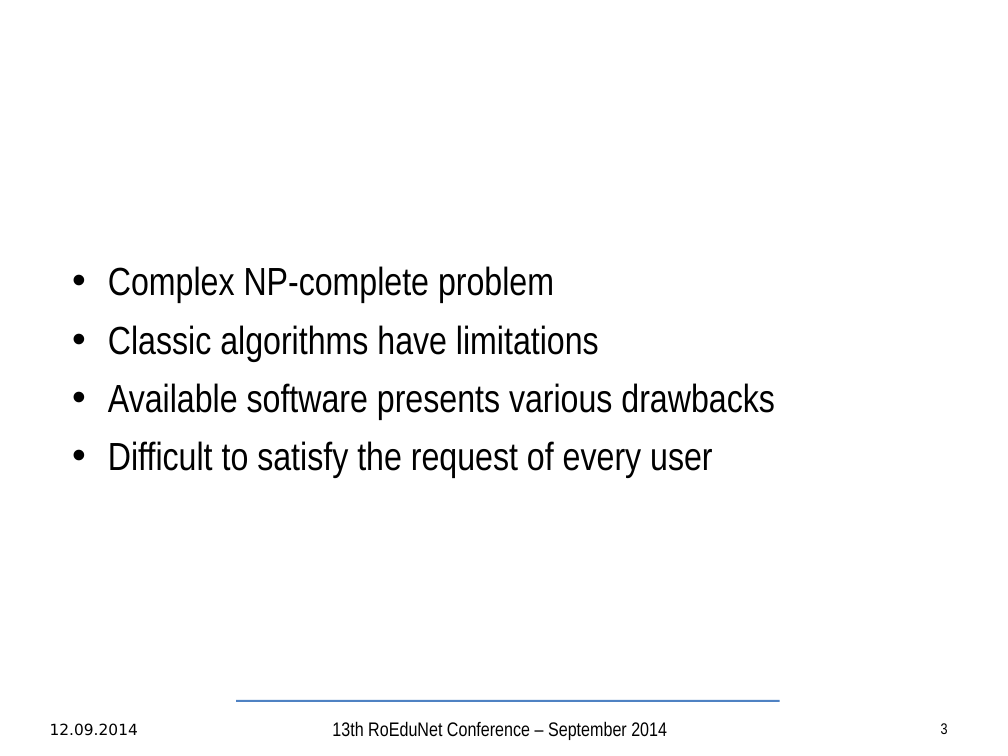
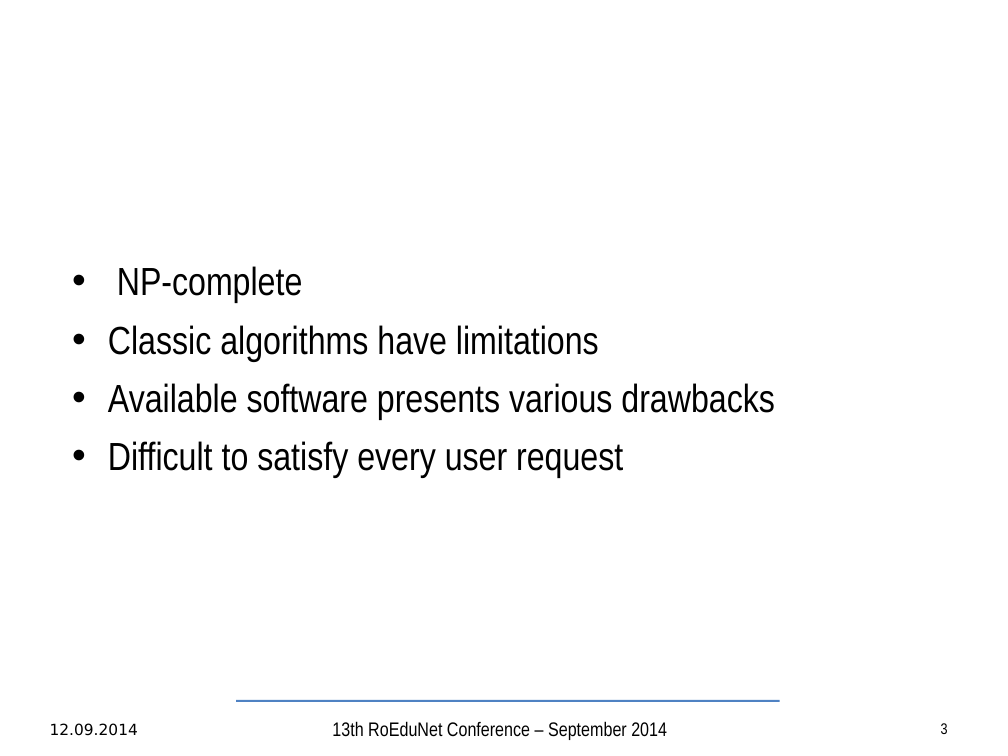
Before and after one commit to TudorVisan/Diploma, a slide deck: slide 3 of andrei.musat/prez/articol/bachelor-slides-en.odp. Drawn at 1008x756 pixels with LibreOffice and Linux fonts; fonts in the diff are those of the drawing; background and template pictures are left out. Boxes give left, top, right and bottom in pixels: in the first picture for what was removed or moved away, otherwise in the second. Text is boxed around its words. In the diff, an @@ line names an element or a change of style, - is before the commit and + after.

```diff
--- a/andrei.musat/prez/articol/bachelor-slides-en.odp
+++ b/andrei.musat/prez/articol/bachelor-slides-en.odp
@@ text at (117,266,303,303): text changed @@
-• Complex NP-complete problem
+• NP-complete
@@ text at (108,441,623,478): text changed @@
-• Difficult to satisfy the request of every user
+• Difficult to satisfy every user request
```
Also in this commit, not shown: 6 other slides changed, 1 slide added, 1 other file.
